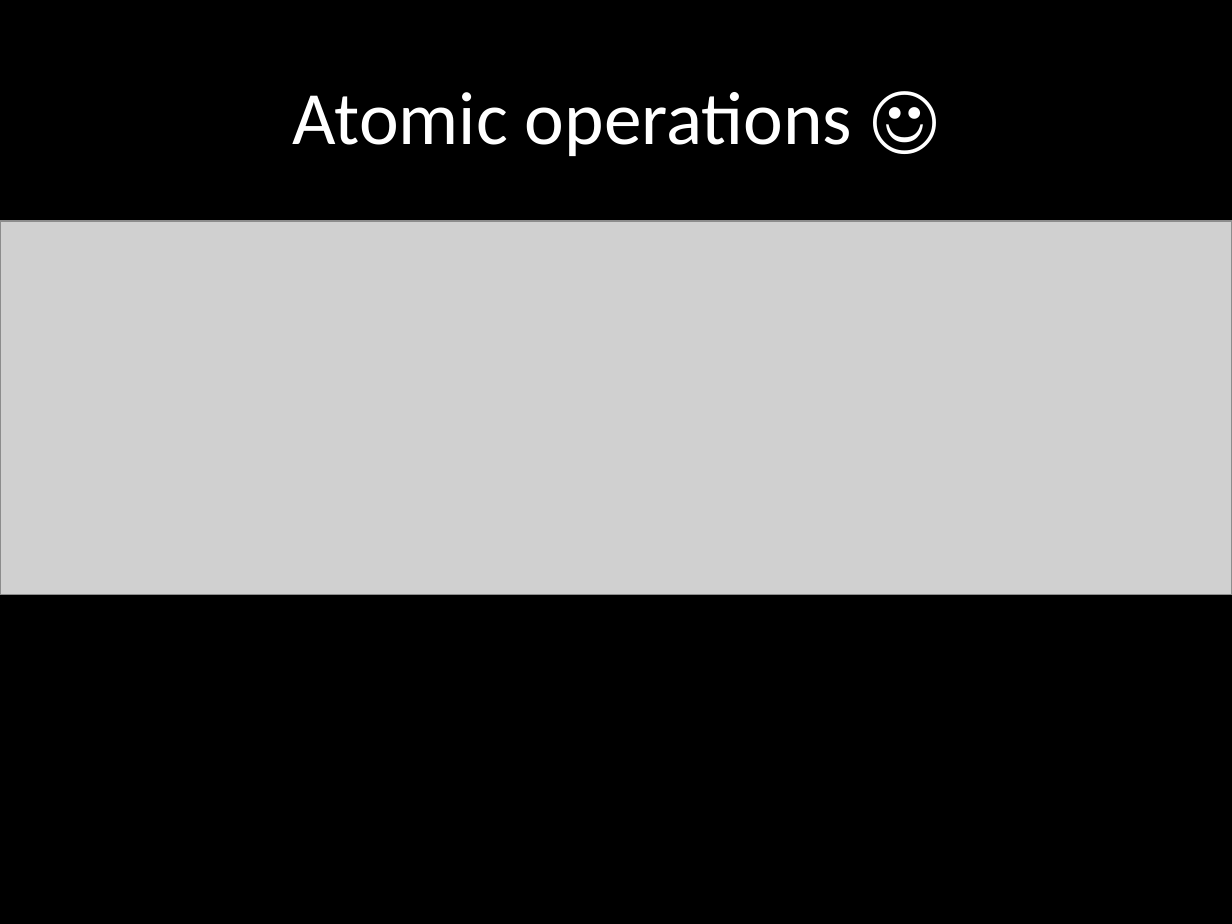
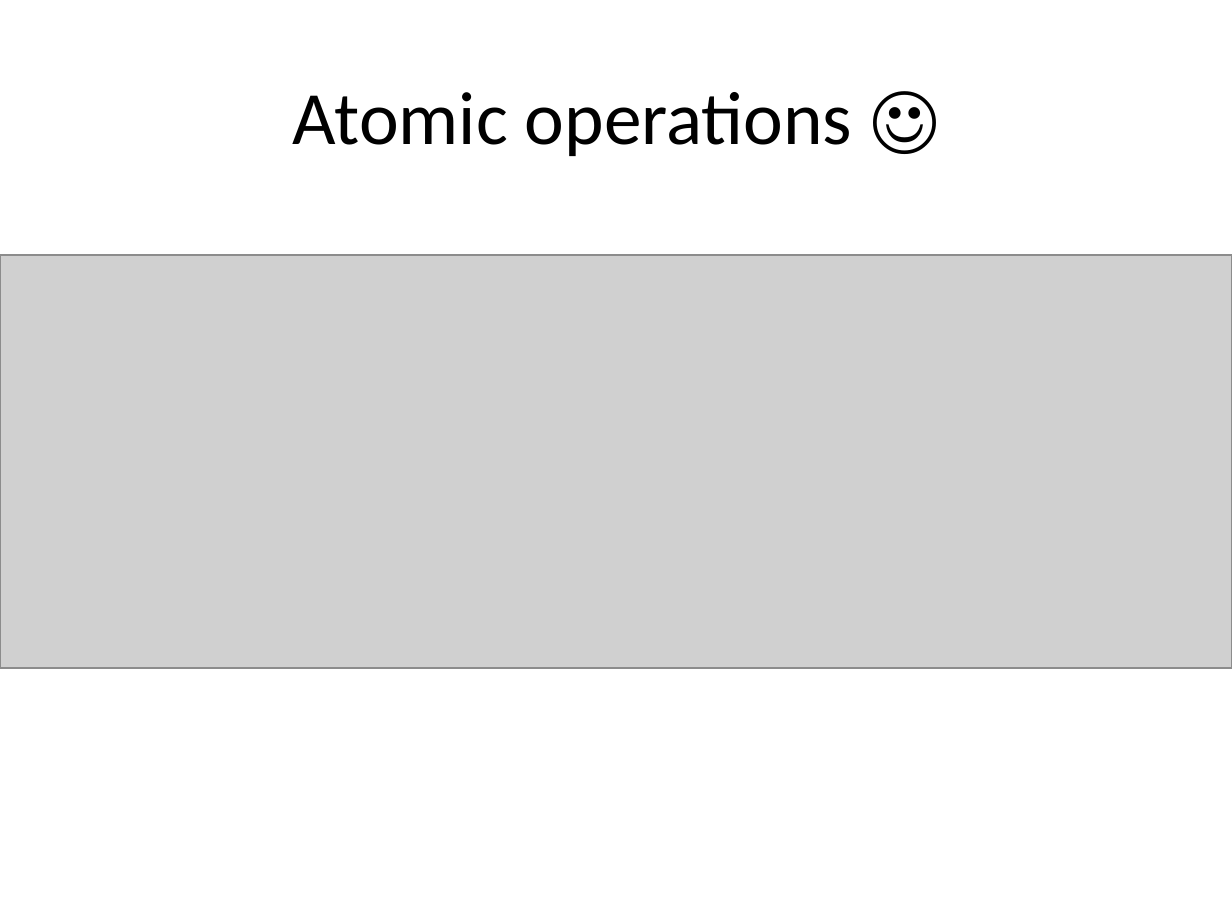
Before and after one commit to redsquirrel/redis-at-groupon, a slide deck: slide 7 of redis-groupon.pptx. Drawn at 1232x924 pixels with LibreOffice and Linux fonts; fonts in the diff are those of the drawing; grey boxes stand for pictures. Boxes give left, top, right and bottom in pixels: in the first picture for what was removed or moved away, otherwise in the second. Text is boxed around its words. In the diff, an @@ line names an element or a change of style, - is before the commit and + after.

```diff
--- a/redis-groupon.pptx
+++ b/redis-groupon.pptx
@@ background #000000 to #FFFFFF @@
@@ title "Atomic operations ☺" at (x1=293, y1=92, x2=852, y2=156): text colour #FFFFFF to #000000 @@
@@ picture resized from (x1=0, y1=221, x2=1232, y2=594) to (x1=0, y1=255, x2=1232, y2=668) @@
```
Also in this commit, not shown: 19 other slides changed, 5 slides added, 4 slides removed.
